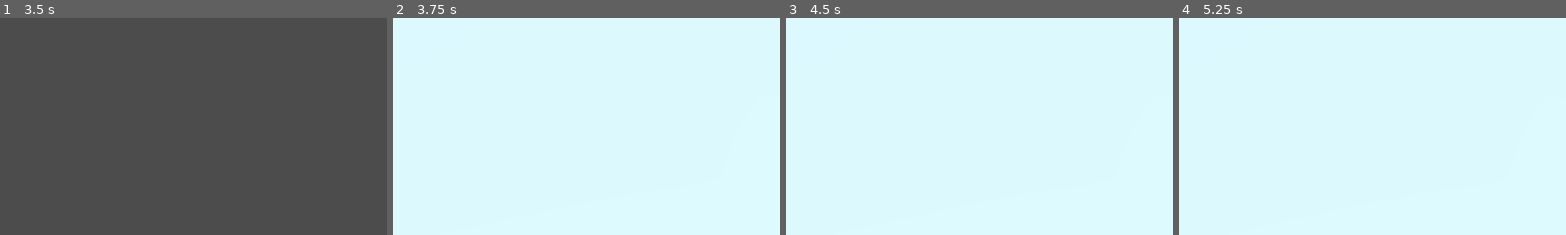
Above: before the commit, frames 1-4 (left to right).
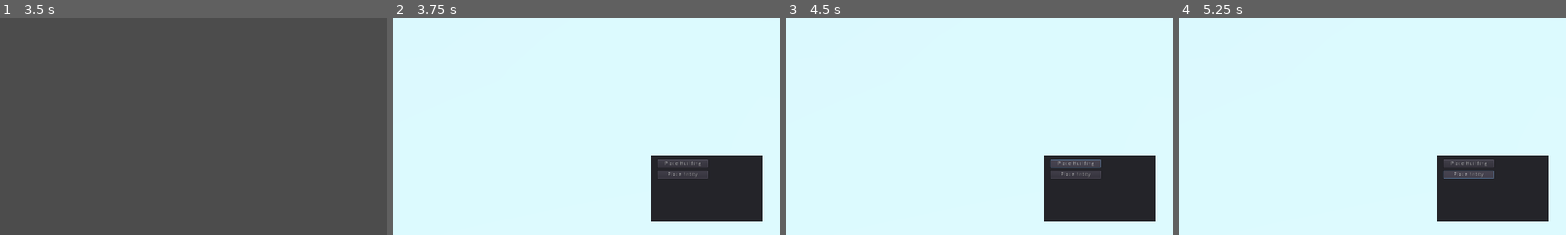
Above: after the commit, the same moments.

Repository: HansGoudey/rts-701
Game: Godot game, scene res://Main.tscn
Two runs of this game, one before a commit and one after it. Both use one fixed random seed, a clock stepped at 60 frames per second and the inputs below.
Inputs (mouse positions are % of the whole screen's width and height, from its top left):
- Up to frame 1 (3.5 s): tap Enter at 0.5 s; move the mouse to (72, 45) at 0.52 s; hold S (camera_backward) 0.53-1.25 s; click (72, 45) at 0.67 s; click "Host Game" at 1.25 s; click "New Affiliation" at 2 s; click "New Affiliation" at 2.75 s
- Up to frame 2 (3.75 s): click "Ready" at 3.5 s
- Up to frame 3 (4.5 s): click (87, 84) at 4.25 s, where only the run after the commit has a clickable "Place Building"
- Up to frame 4 (5.25 s): click (87, 86) at 5 s, where only the run after the commit has a clickable "Place Entity"
The pictures show only the part of the screen within x 50-100%, y 50-100%; the shares and areas given below are measured in that part.

Frame 1 is identical in both runs. In frame 2, 8.7% of the frame differs, in the area x 66-96%, y 63-94%; in frame 3, 8.7%; in frame 4, 8.7%.
Error in both runs: Invalid get index '0' (on base: 'Dictionary'). (res://Main.gd:62)

Commit message:
Start of UI for game, few other cleanups

Diff:
--- a/RTS-701-Project/Game.gd
+++ b/RTS-701-Project/Game.gd
@@ -8,6 +8,13 @@
 	var map_scene = preload("res://Map/Map.tscn")
 	add_child(map_scene.instance())
 
+	# Load UI and connect its signals to the local player
+	var ui_scene = preload("res://UI/GameUI.tscn")
+	var ui_node:Control = ui_scene.instance()
+	add_child(ui_node)
+	assert(ui_node.connect("place_building", self, "place_entity_down") == OK)
+	assert(ui_node.connect("place_entity", self, "place_entity_down") == OK)
+
 func start_game():
 	# Affilations were passed into the member variable, add them as children
 	for affiliation in affiliations:
--- a/RTS-701-Project/Map/Map.gd
+++ b/RTS-701-Project/Map/Map.gd
@@ -5,7 +5,7 @@
 
 func _ready():
 	# Add the terrain
-	var terrain_file = load("res://Map/SimpleTerrain.glb")
+	var terrain_file = preload("res://Map/SimpleTerrain.glb")
 	var terrain_node = terrain_file.instance()
 	add_child(terrain_node)
 	var terrain_mesh_instance:MeshInstance = terrain_node.get_child(0)
--- a/RTS-701-Project/Player.gd
+++ b/RTS-701-Project/Player.gd
@@ -60,7 +60,7 @@
 	# Smoothly lower the camera velocity
 	camera_velocity *= 0.95
 
-	camera.translate(camera_velocity)
+	camera.translation += camera_velocity
 	rset_unreliable("camera.translation", camera.translation)
 
 func set_lobby_ready(ready:bool) -> void:
--- /dev/null
+++ b/RTS-701-Project/UI/GameUI.gd
@@ -0,0 +1,17 @@
+extends Control
+
+var player:Player = null
+
+signal place_building
+signal place_entity
+
+func _ready():
+	# Connect action signals
+	assert($Actions/PlaceBuilding.connect("button_down", self, "place_building_down") == OK)
+	assert($Actions/PlaceEntity.connect("button_down", self, "place_entity_down") == OK)
+
+func place_building_pressed():
+	emit_signal("place_building")
+
+func place_entity_pressed():
+	emit_signal("place_entity")
--- /dev/null
+++ b/RTS-701-Project/UI/GameUI.tscn
@@ -0,0 +1,32 @@
+[gd_scene load_steps=2 format=2]
+
+[ext_resource path="res://UI/GameUI.gd" type="Script" id=1]
+
+[node name="GameUI" type="Control"]
+anchor_right = 1.0
+anchor_bottom = 1.0
+script = ExtResource( 1 )
+
+[node name="Actions" type="Panel" parent="."]
+anchor_left = 1.0
+anchor_top = 1.0
+anchor_right = 1.0
+anchor_bottom = 1.0
+margin_left = -318.924
+margin_top = -198.008
+margin_right = -43.9243
+margin_bottom = -34.0082
+
+[node name="PlaceBuilding" type="Button" parent="Actions"]
+margin_left = 15.0
+margin_top = 11.0
+margin_right = 141.0
+margin_bottom = 31.0
+text = "Place Building"
+
+[node name="PlaceEntity" type="Button" parent="Actions"]
+margin_left = 15.0
+margin_top = 38.0082
+margin_right = 141.0
+margin_bottom = 58.0082
+text = "Place Entity"
--- a/RTS-701-Project/UI/LobbyUI.gd
+++ b/RTS-701-Project/UI/LobbyUI.gd
@@ -26,8 +26,6 @@
 	color_rect.color = color
 
 # Builds the entire lobby UI. Called whenever there is an update to affiliation / player structure
-# TODO: Figure out how "connect" interacts with networking. The calls from the UI connections
-#       should happen on all clients with RPC
 # TODO: Lobby UI should really be built by keeping the ui elements for affiliations around with them rather
 #       than rebuilding it every time, so it would stay more consistent during editing, but this isn't
 #       high priority
